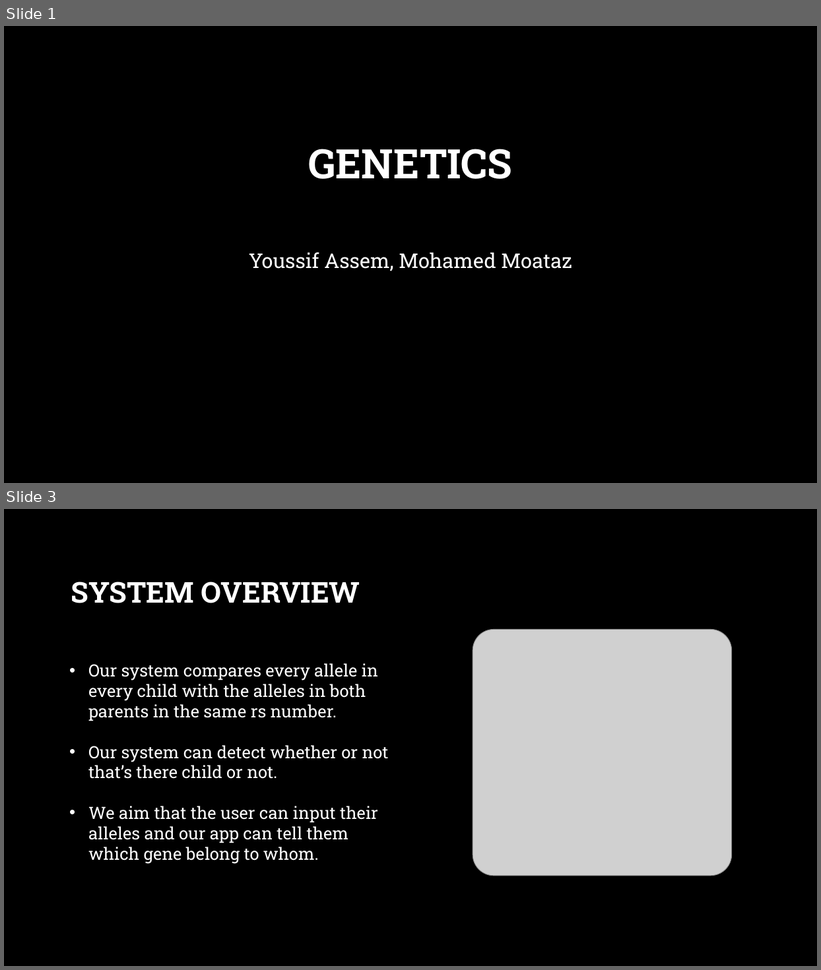
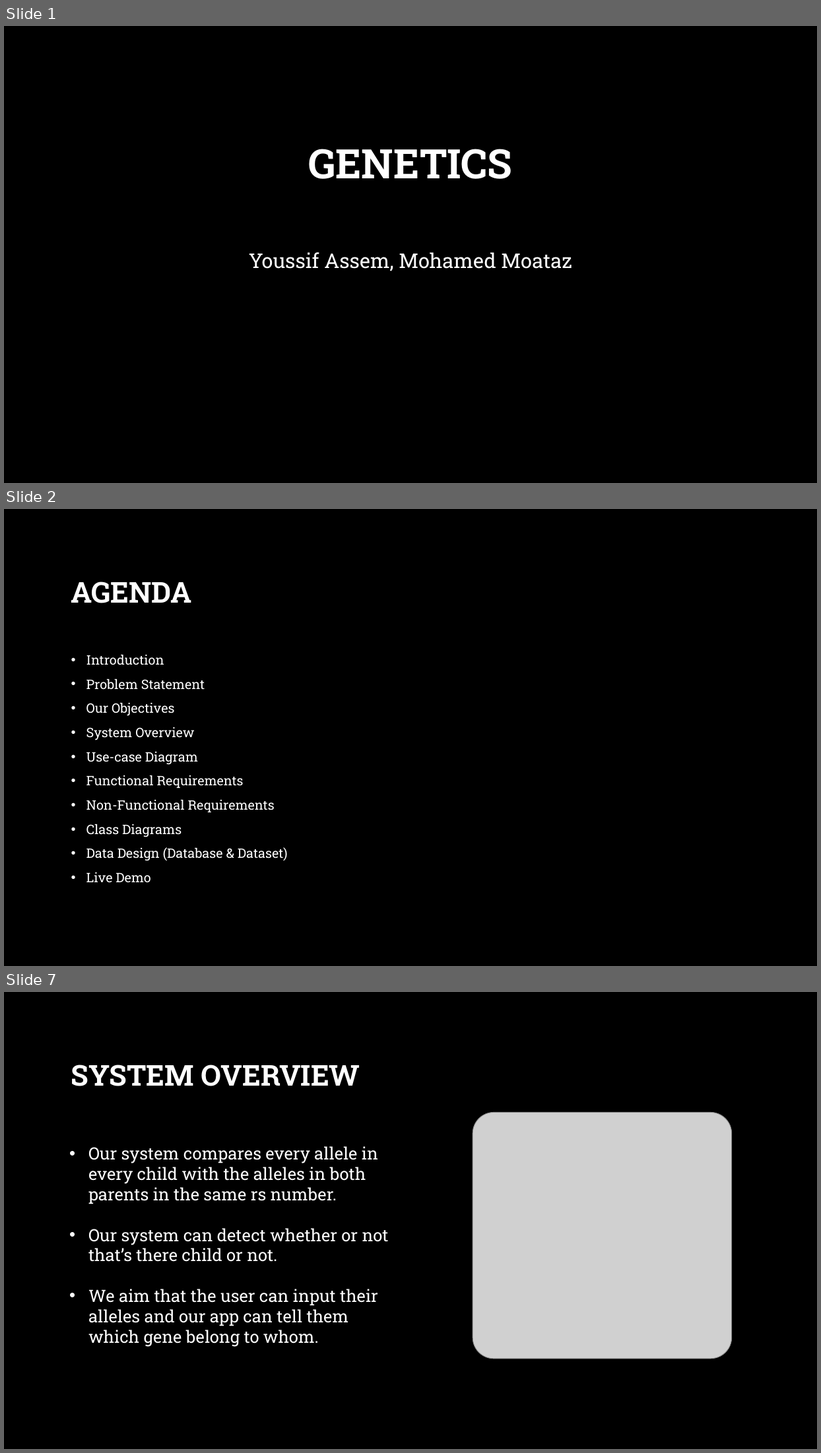
Before and after one commit to YoussifAssem/Genatac, a slide deck: E-Genetics/presentations/Genetics.pptx. Shown one above the other, each under a label of ours: slides 1 and 3 before the commit, slides 1, 2 and 7 after it; the slides between them are not shown. The pictures are 821x970 and 821x1453 pixels, drawn with LibreOffice and Linux fonts; fonts in the diff are those of the drawing; grey boxes stand for pictures; background and template pictures are left out. Boxes give left, top, right and bottom in pixels: in the first picture for what was removed or moved away, otherwise in the second. Text is boxed around its words. In the diff, an @@ line names an element or a change of style, - is before the commit and + after.

```diff
--- a/E-Genetics/presentations/Genetics.pptx
+++ b/E-Genetics/presentations/Genetics.pptx
@@ slide 2 added at [4, 509, 817, 966], background picture (left out) @@
@@ title added at [71, 582, 192, 603], 34 pt, text #FFFFFF, bold @@
+AGENDA
@@ text added at [86, 655, 288, 883], 15.5 pt, text #FFFFFF @@
+• Introduction
+• Problem Statement
+• Our Objectives
+• System Overview
+• Use-case Diagram
+• Functional Requirements
+• Non-Functional Requirements
+• Class Diagrams
+• Data Design (Database & Dataset)
+• Live Demo
@@ what was slide 3 is now slide 7 @@
```
Also in this commit, not shown: 1 slide changed, 10 other slides added, 1 slide removed.
